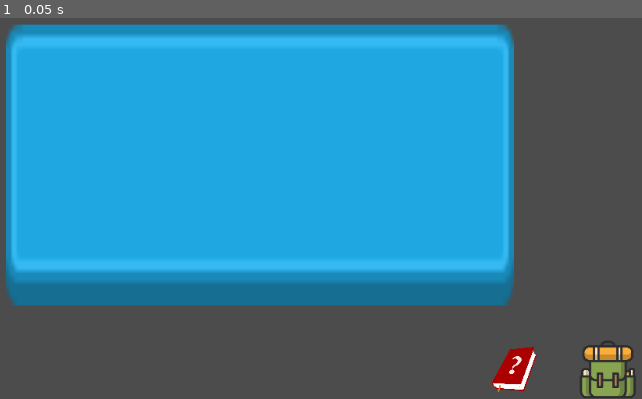
Above: before the commit, frame 1.
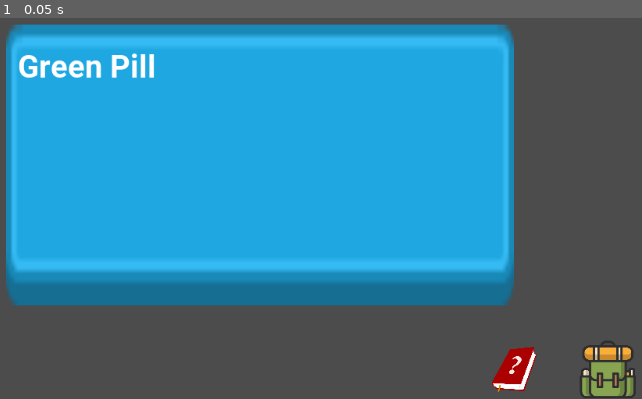
Above: after the commit, the same moment.

Repository: kleimaj/gaming-club-dev
Game: Godot game, scene res://Interface/HUD.tscn
Two runs of this game, one before a commit and one after it. Both use one fixed random seed, a clock stepped at 60 frames per second and the inputs below. The project has no main scene, so this scene is started directly.
Inputs:
- Up to frame 1 (0.05 s): no input

The runs differ from the first frame. In frame 1, 0.7% of the frame differs, in the area x 2-24%, y 9-16%.

Commit message:
Imports Roboto Font Asset, fixes Container margins and sizes

Diff:
--- a/Interface/HUD.tscn
+++ b/Interface/HUD.tscn
@@ -1,9 +1,15 @@
-[gd_scene load_steps=5 format=2]
+[gd_scene load_steps=7 format=2]
 
 [ext_resource path="res://GFX/UI/backpack.png" type="Texture" id=1]
 [ext_resource path="res://GFX/UI/book.png" type="Texture" id=2]
 [ext_resource path="res://Interface/HUD.gd" type="Script" id=3]
 [ext_resource path="res://GFX/UI/blue_button02.png" type="Texture" id=4]
+[ext_resource path="res://Fonts/Roboto-Bold.ttf" type="DynamicFontData" id=5]
+
+[sub_resource type="DynamicFont" id=1]
+size = 40
+use_filter = true
+font_data = ExtResource( 5 )
 
 [node name="HUD" type="Control"]
 anchor_right = 1.0
@@ -64,37 +70,46 @@
 rect_min_size = Vector2( 650, 360 )
 texture = ExtResource( 4 )
 expand = true
+__meta__ = {
+"_edit_use_anchors_": false
+}
 
 [node name="HBoxContainer" type="HBoxContainer" parent="CanvasLayer/Backpack/Background"]
 anchor_right = 1.0
 anchor_bottom = 1.0
+margin_left = 15.0
+margin_top = 30.0
+margin_right = -15.0
+margin_bottom = -50.0
+custom_constants/separation = 600
 alignment = 1
 __meta__ = {
 "_edit_use_anchors_": false
 }
 
 [node name="ItemText" type="VBoxContainer" parent="CanvasLayer/Backpack/Background/HBoxContainer"]
-margin_left = 15.0
-margin_top = 31.0
-margin_right = 309.0
-margin_bottom = 299.0
+margin_right = 300.0
+margin_bottom = 280.0
+rect_min_size = Vector2( 300, 280 )
 
 [node name="ItemName" type="RichTextLabel" parent="CanvasLayer/Backpack/Background/HBoxContainer/ItemText"]
-margin_right = 294.0
+margin_right = 300.0
 margin_bottom = 50.0
+rect_min_size = Vector2( 300, 50 )
+custom_fonts/bold_font = SubResource( 1 )
 bbcode_enabled = true
 bbcode_text = "[b]Green Pill[/b]"
 text = "Green Pill"
 
 [node name="ItemDescription" type="RichTextLabel" parent="CanvasLayer/Backpack/Background/HBoxContainer/ItemText"]
-margin_top = 55.0
-margin_right = 294.0
-margin_bottom = 104.0
+margin_top = 54.0
+margin_right = 300.0
+margin_bottom = 54.0
 text = "Green pill is best against the green type of mushrooms!"
 
 [node name="ItemGrid" type="GridContainer" parent="CanvasLayer/Backpack/Background/HBoxContainer"]
-margin_left = 327.0
-margin_right = 327.0
-margin_bottom = 360.0
+margin_left = 900.0
+margin_right = 900.0
+margin_bottom = 280.0
 [connection signal="pressed" from="CanvasLayer/BackpackButton" to="." method="_on_BackpackButton_pressed"]
 [connection signal="pressed" from="CanvasLayer/BookButton" to="." method="_on_BookButton_pressed"]
Binary file added: Fonts/Roboto-Bold.ttf
Binary file added: Fonts/Roboto-Medium.ttf
Binary file added: Fonts/Roboto-Regular.ttf
